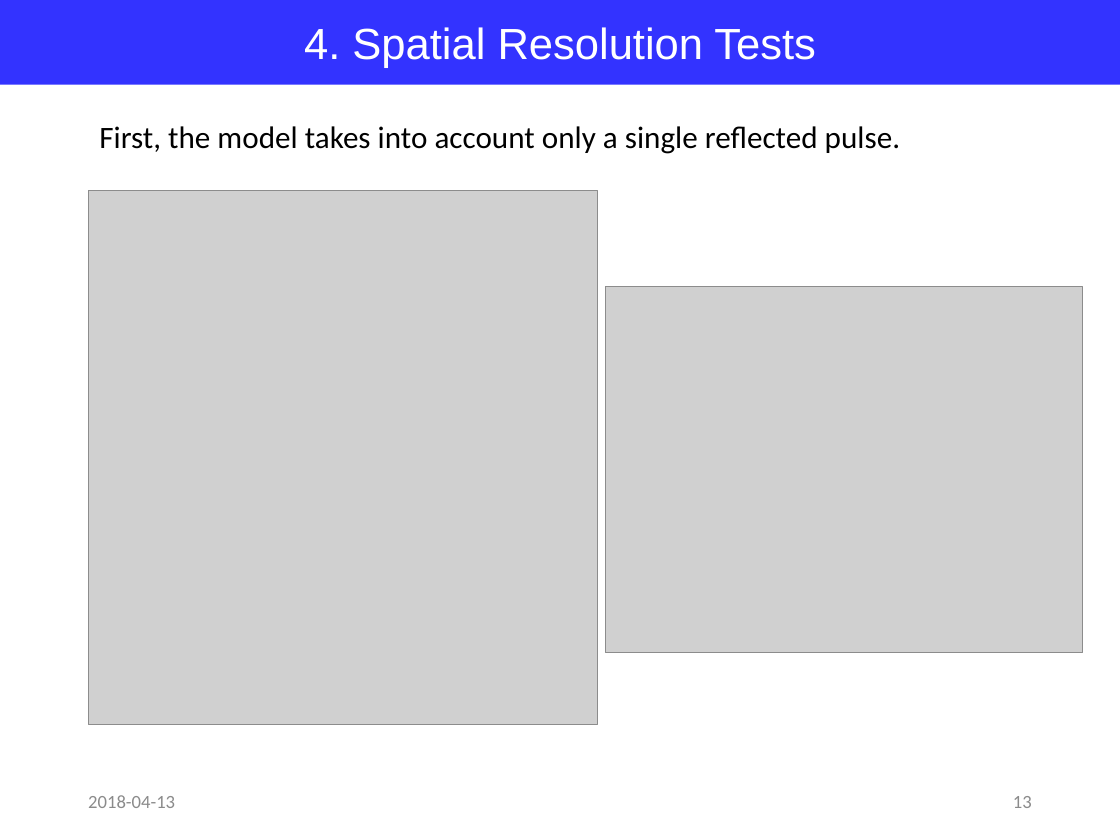
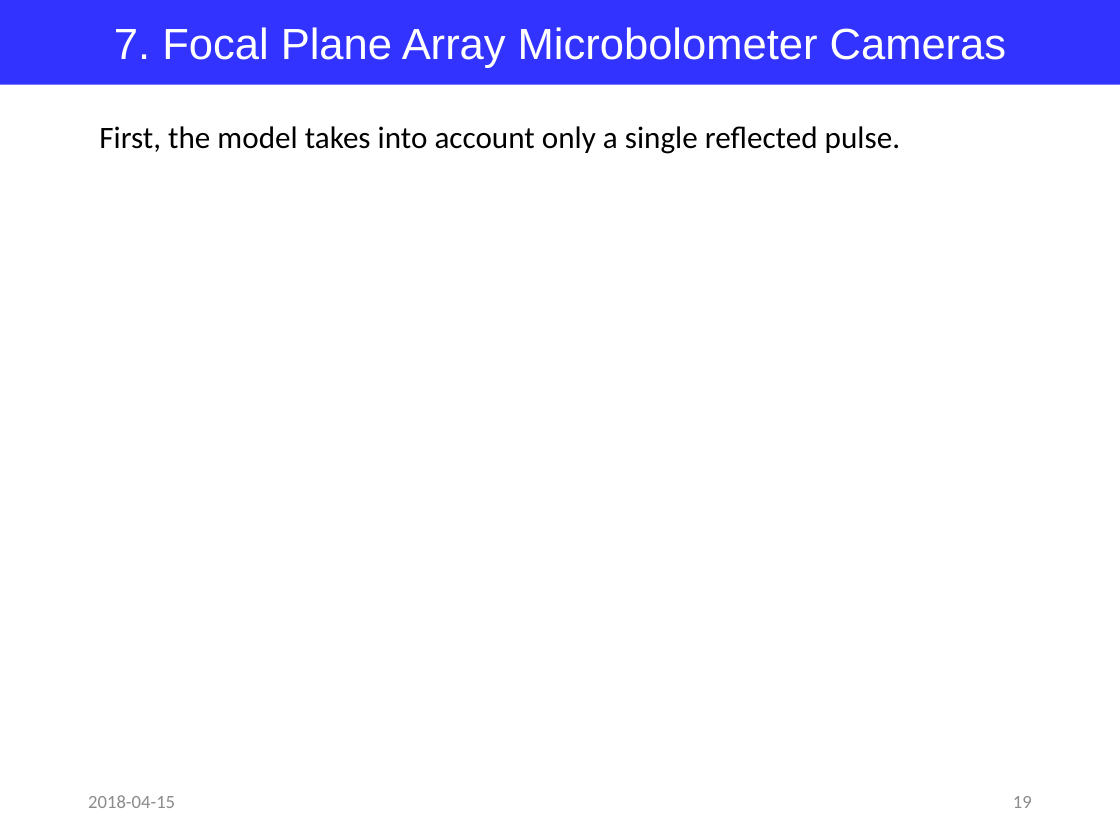
Before and after one commit to jglee96/NBTP_Lab, a slide deck: slide 19 of Terahertz Metrology/Ch7/Terahertz Metrology_Ch7.pptx (slide 13 before the commit). Drawn at 1120x840 pixels with LibreOffice and Linux fonts; fonts in the diff are those of the drawing; grey boxes stand for pictures. Boxes give left, top, right and bottom in pixels: in the first picture for what was removed or moved away, otherwise in the second. Text is boxed around its words. In the diff, an @@ line names an element or a change of style, - is before the commit and + after.

```diff
--- a/Terahertz Metrology/Ch7/Terahertz Metrology_Ch7.pptx
+++ b/Terahertz Metrology/Ch7/Terahertz Metrology_Ch7.pptx
@@ text in rectangle at [114,27,1007,68]: text changed @@
-4. Spatial Resolution Tests
+7. Focal Plane Array Microbolometer Cameras
@@ picture removed at [88,190,597,725] @@
@@ picture removed at [605,287,1082,653] @@
@@ text at [88,795,175,808]: text changed @@
-2018-04-13
+2018-04-15
@@ page number at [1013,796,1032,808]: text changed @@
-13
+19
```
Also in this commit, not shown: 14 other slides changed, 5 slides added, 4 other files.
